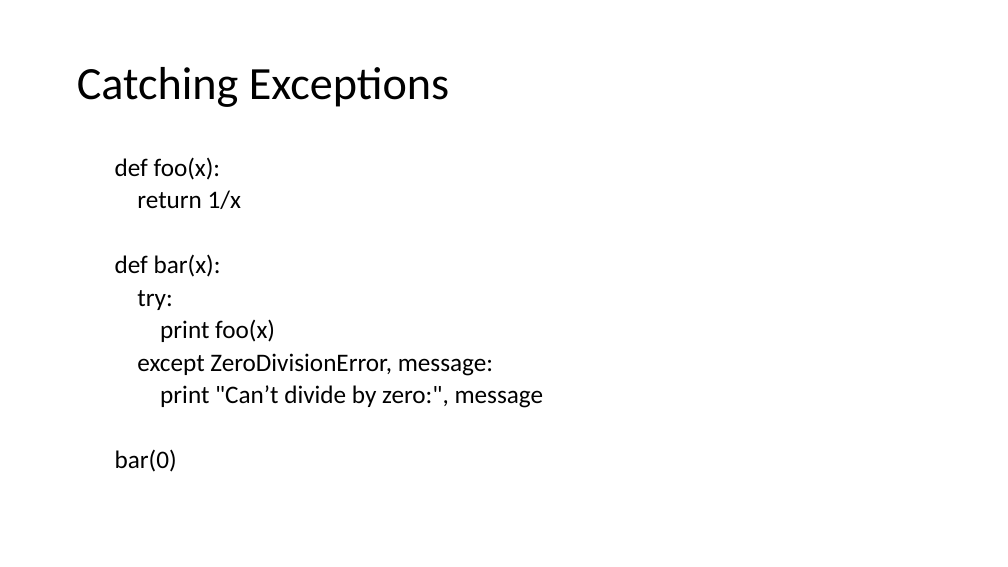
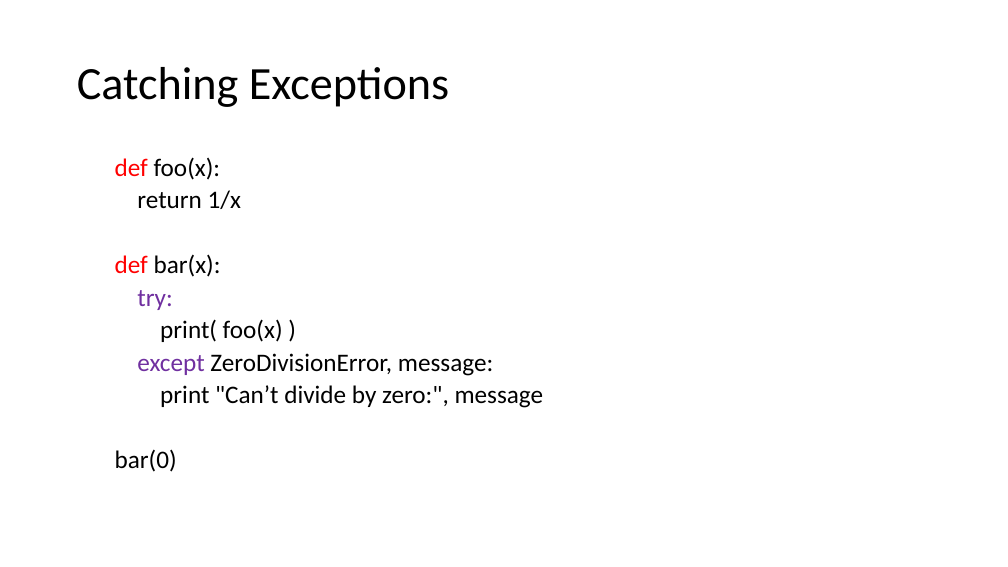
Before and after one commit to MarsUniversity/ece387-robotics, a slide deck: slide 13 of lessons/block_1_basics/lsn4-python.pptx. Drawn at 1008x567 pixels with LibreOffice and Linux fonts; fonts in the diff are those of the drawing. Boxes give left, top, right and bottom in pixels: in the first picture for what was removed or moved away, otherwise in the second. Text is boxed around its words. In the diff, an @@ line names an element or a change of style, - is before the commit and + after.

```diff
--- a/lessons/block_1_basics/lsn4-python.pptx
+++ b/lessons/block_1_basics/lsn4-python.pptx
@@ text at (115, 157, 493, 376): text colour #000000 to #FF0000 in "def", "def"; text colour #000000 to #7030A0 in "try:", "except" @@
@@ text at (160, 319, 283, 342): text changed @@
-  print foo(x)
+  print( foo(x) )
```
Also in this commit, not shown: 7 other slides changed.
